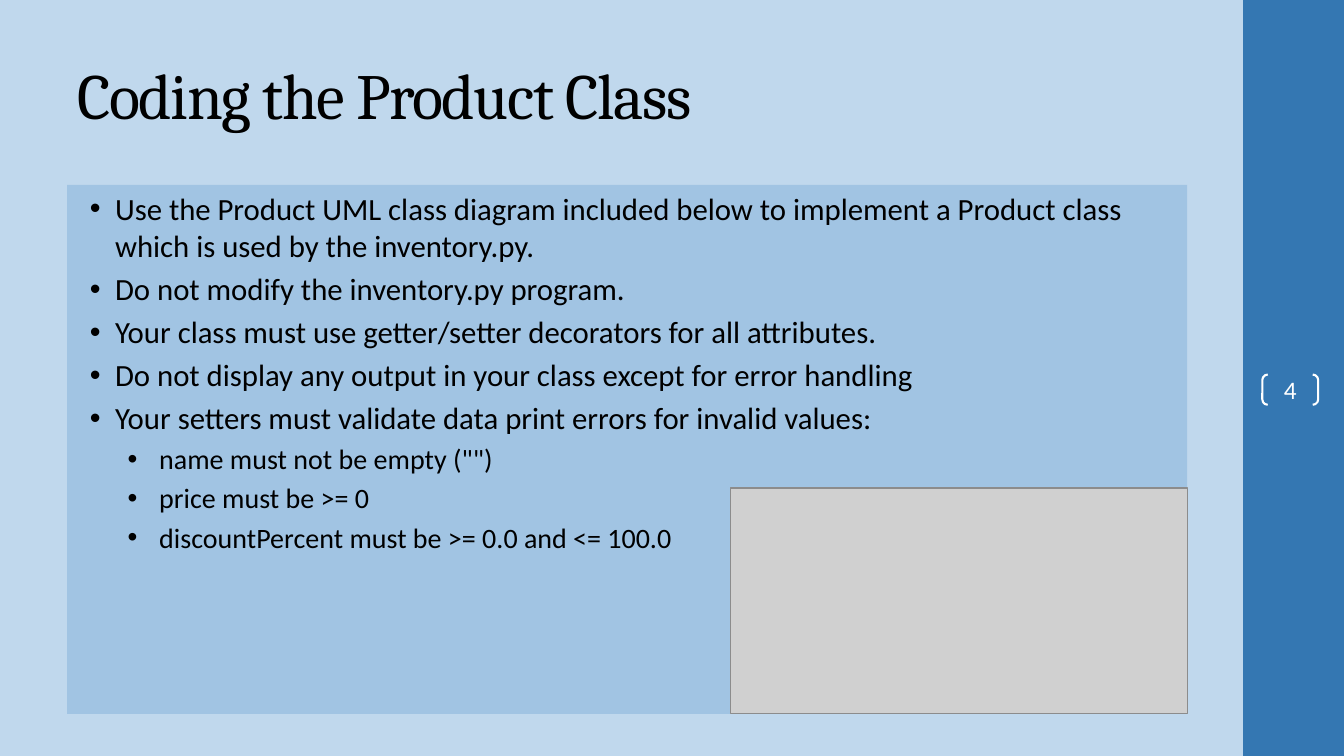
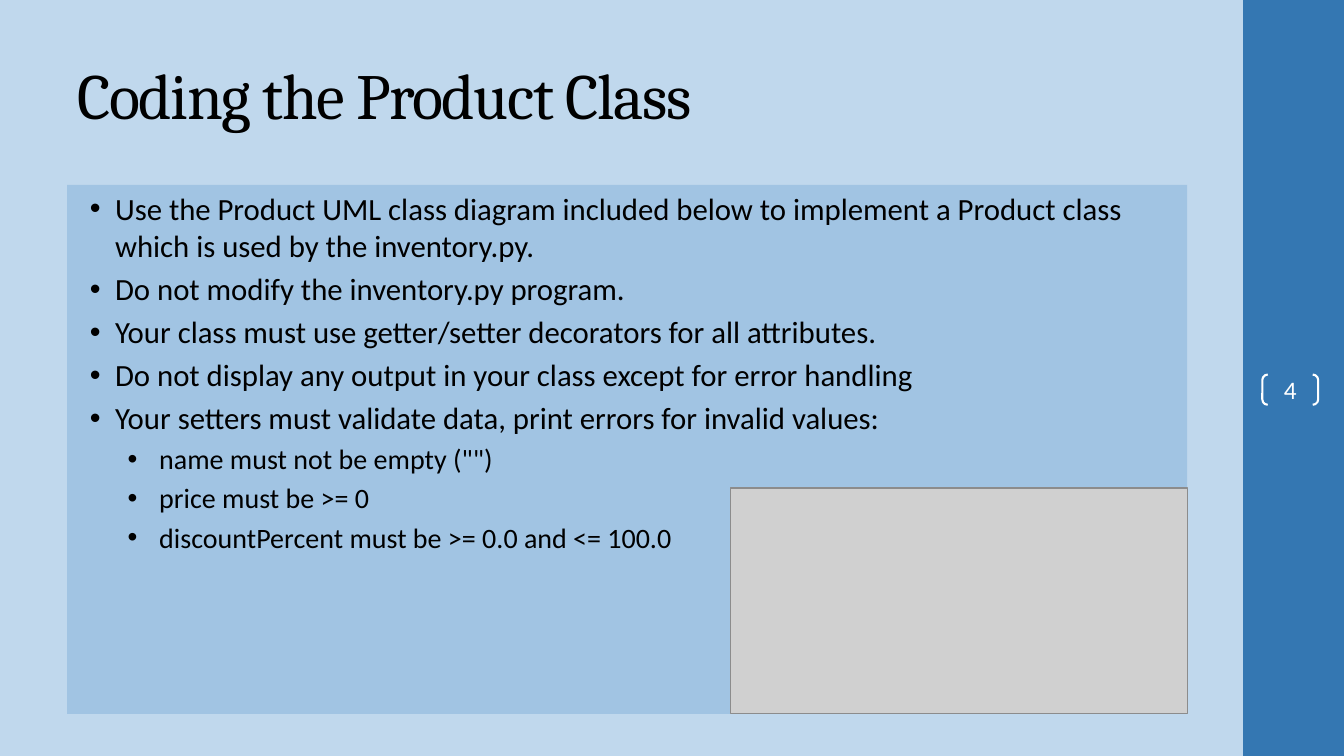
Before and after one commit to ProfSingletary/2023SpringNetworkScripting5Fridays, a slide deck: slide 4 of Day4Labs.pptx. Drawn at 1344x756 pixels with LibreOffice and Linux fonts; fonts in the diff are those of the drawing; grey boxes stand for pictures; background and template pictures are left out. Boxes give left, top, right and bottom in pixels: in the first picture for what was removed or moved away, otherwise in the second. Text is boxed around its words. In the diff, an @@ line names an element or a change of style, - is before the commit and + after.

```diff
--- a/Day4Labs.pptx
+++ b/Day4Labs.pptx
@@ text at [115,407,879,434]: text changed @@
-• Your setters must validate data print errors for invalid values:
+• Your setters must validate data, print errors for invalid values:
```
Also in this commit, not shown: 1 other file.
